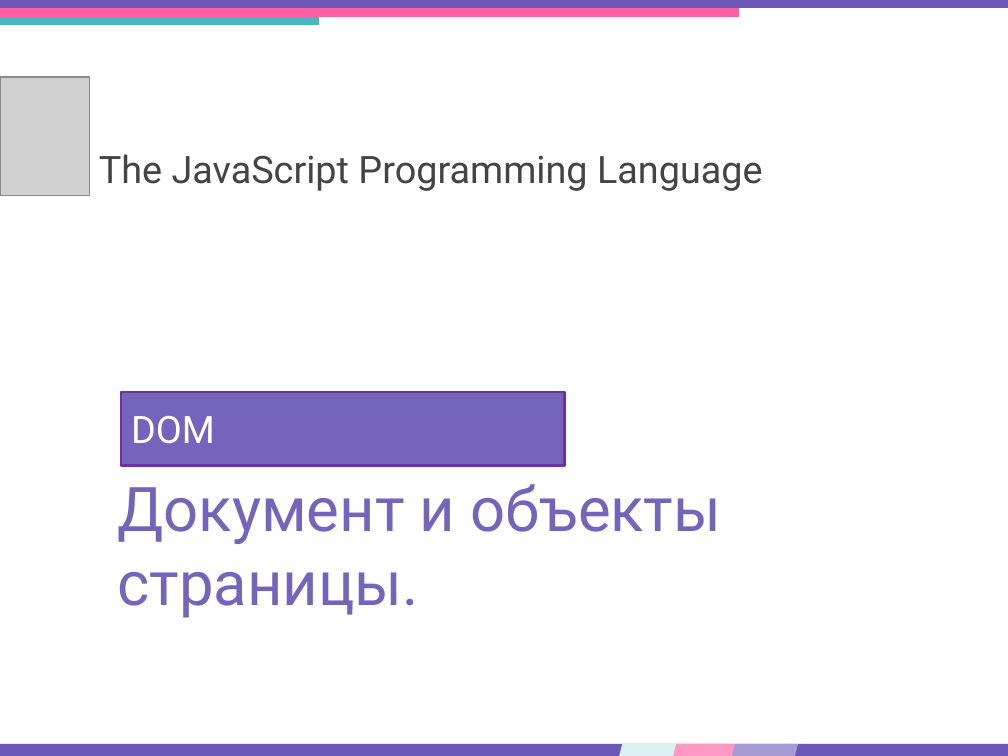
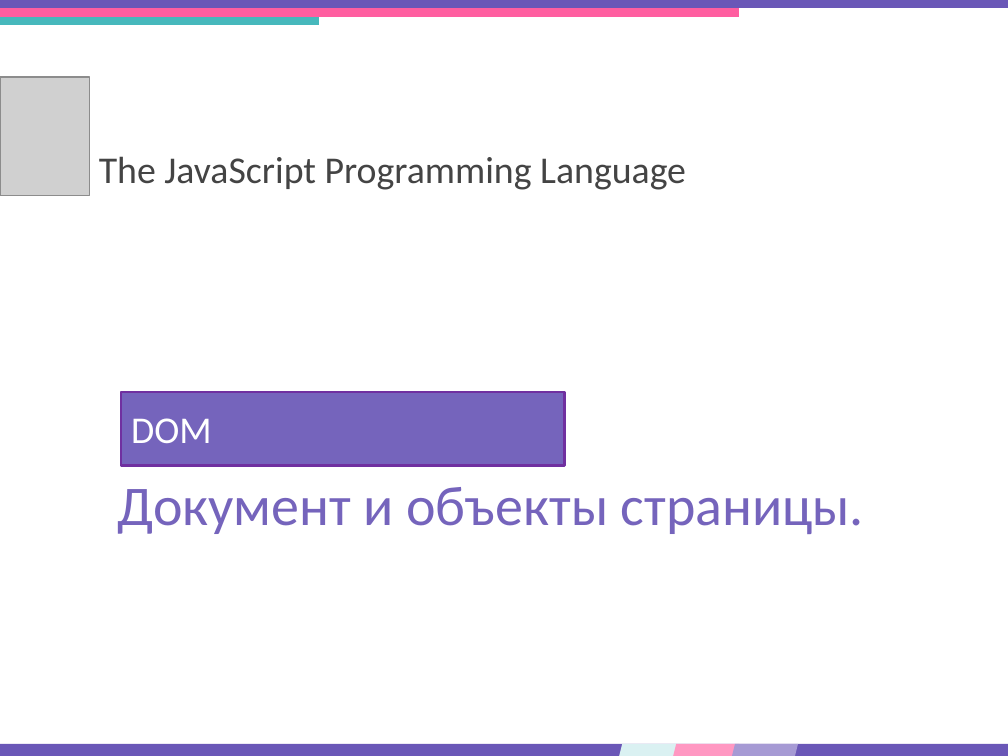
Before and after one commit to DinamickaDevelopment/Ignite-1, a slide deck: slide 1 of 001_JavaScript/007_lesson/Presentation/document_page_objects_2.pptx. Drawn at 1008x756 pixels with LibreOffice and Linux fonts; fonts in the diff are those of the drawing; grey boxes stand for pictures. Boxes give left, top, right and bottom in pixels: in the first picture for what was removed or moved away, otherwise in the second. Text is boxed around its words. In the diff, an @@ line names an element or a change of style, - is before the commit and + after.

```diff
--- a/001_JavaScript/007_lesson/Presentation/document_page_objects_2.pptx
+++ b/001_JavaScript/007_lesson/Presentation/document_page_objects_2.pptx
@@ text "The JavaScript Programming Language" at [99, 156, 686, 190]: font Roboto to Calibri @@
@@ title "DOM" at [131, 418, 212, 443]: font Roboto to Calibri @@
@@ text "Документ и объекты страницы." at [118, 487, 864, 534]: size 44 to 40 pt, font Roboto to Calibri @@
```
Also in this commit, not shown: 4 other slides changed, 9 other files.
